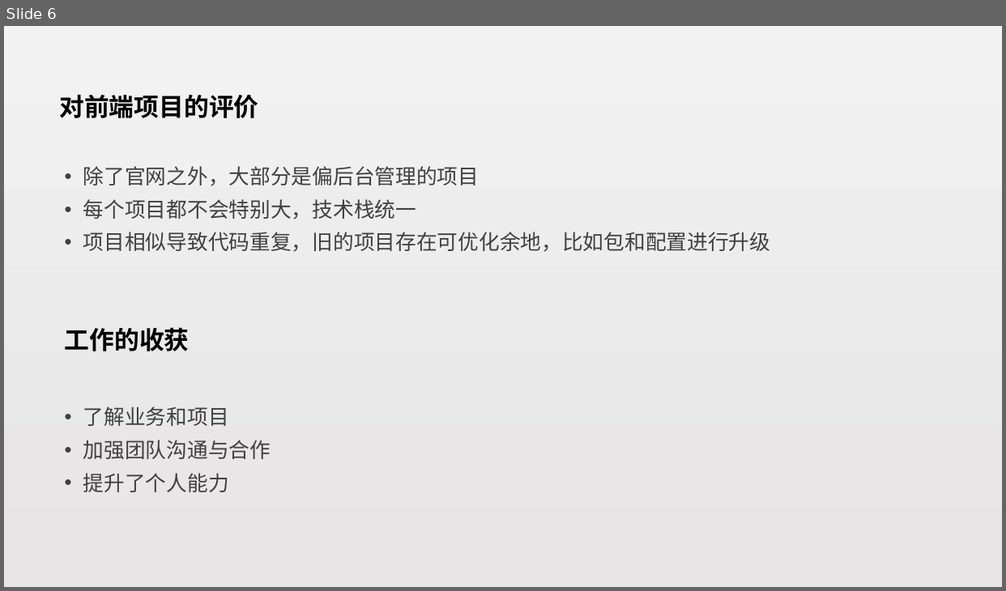
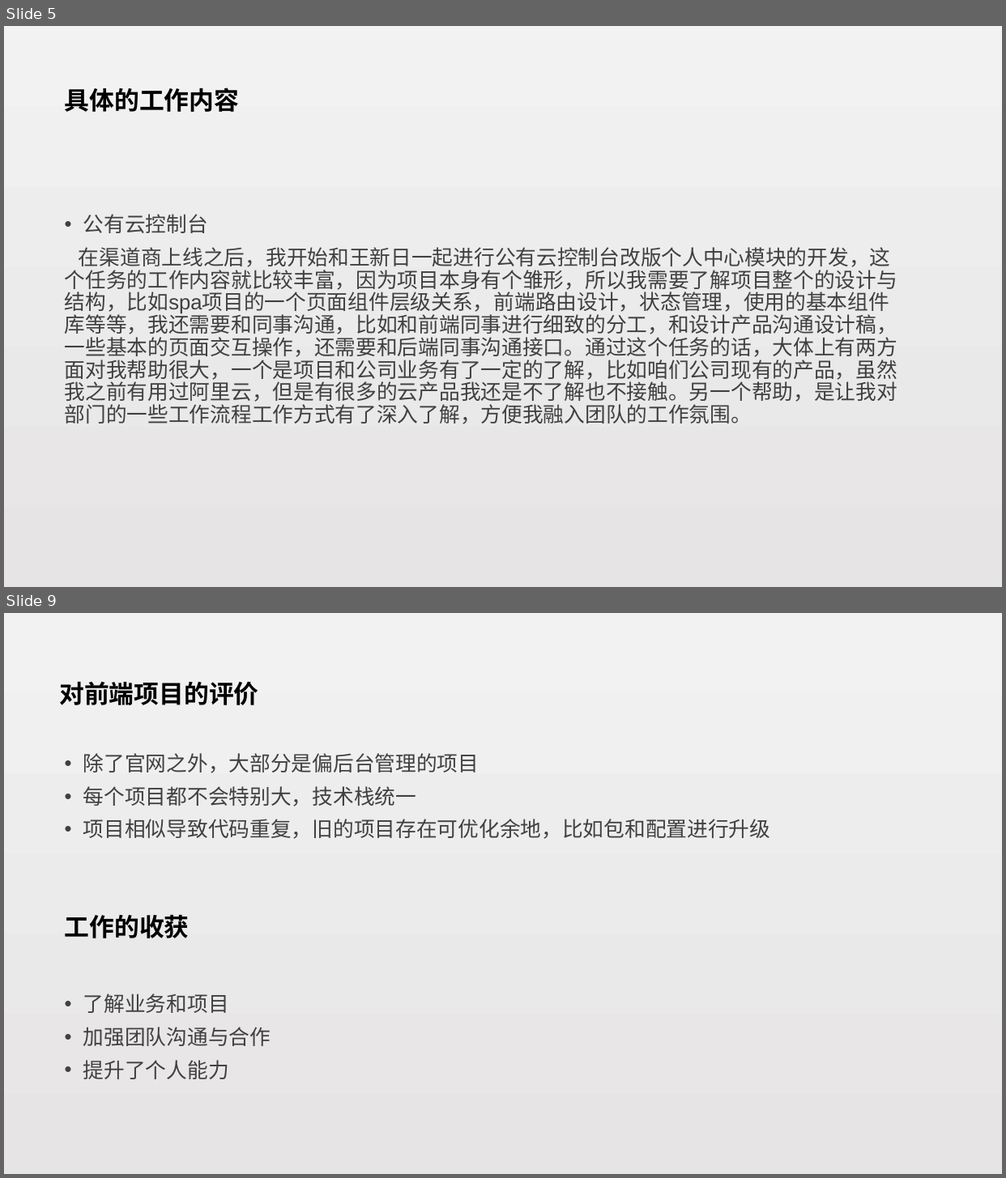
Before and after one commit to zepang/Rx_note, a slide deck: 赖泽海-试用期工作总结.pptx. Shown one above the other, each under a label of ours: slide 6 before the commit, slides 5 and 9 after it; the slides between them are not shown. The pictures are 1006x591 and 1006x1178 pixels, drawn with LibreOffice and Linux fonts; fonts in the diff are those of the drawing. Boxes give left, top, right and bottom in pixels: in the first picture for what was removed or moved away, otherwise in the second. Text is boxed around its words. In the diff, an @@ line names an element or a change of style, - is before the commit and + after.

Commit message:
修改工作总结的ppt

```diff
--- a/赖泽海-试用期工作总结.pptx
+++ b/赖泽海-试用期工作总结.pptx
@@ slide 5 added at (4,26,1002,587), background gradient #F2F2F2 to #E6E4E4 @@
@@ title added at (65,88,240,112), 24 pt, text #000000, bold @@
+具体的工作内容
@@ text added at (65,214,897,425), 20 pt, text #404040 @@
+• 公有云控制台
+在渠道商上线之后，我开始和王新日一起进行公有云控制台改版个人中心模块的开发，这个任务的工作内容就比较丰富，因为项目本身有个雏形，所以我需要了解项目整个的设计与结构，比如spa项目的一个页面组件层级关系，前端路由设计，状态管理，使用的基本组件库等等，我还需要和同事沟通，比如和前端同事进行细致的分工，和设计产品沟通设计稿，一些基本的页面交互操作，还需要和后端同事沟通接口。通过这个任务的话，大体上有两方面对我帮助很大，一个是项目和公司业务有了一定的了解，比如咱们公司现有的产品，虽然我之前有用过阿里云，但是有很多的云产品我还是不了解也不接触。另一个帮助，是让我对部门的一些工作流程工作方式有了深入了解，方便我融入团队的工作氛围。
@@ what was slide 6 is now slide 9 @@
```
Also in this commit, not shown: 6 slides changed, 2 other slides added, 1 other file.
